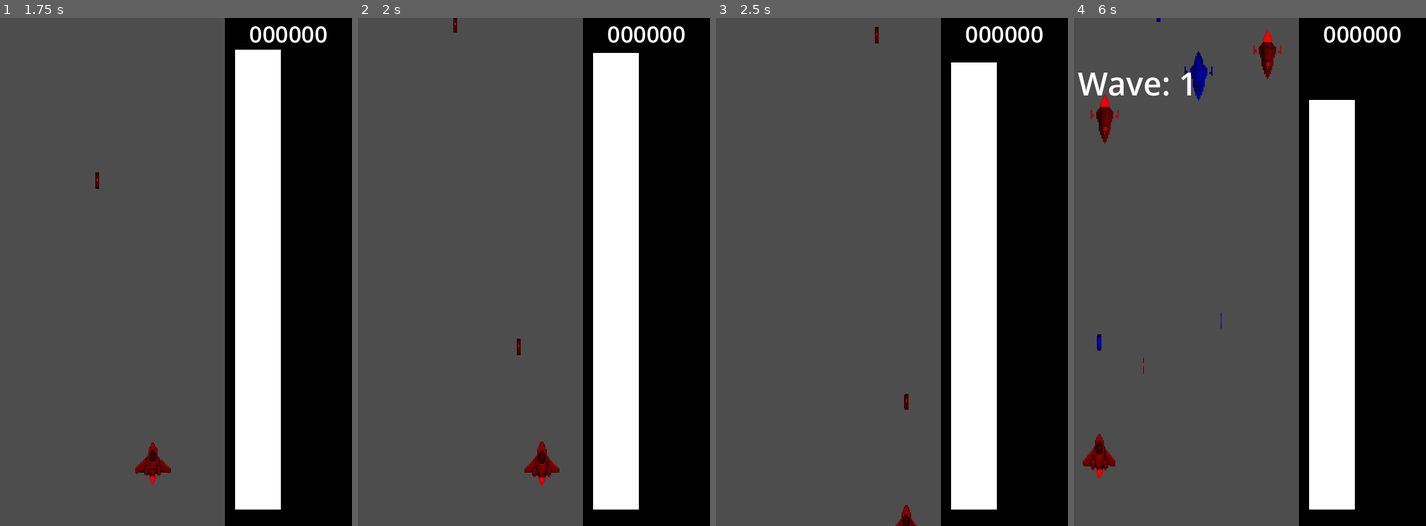
Above: before the commit, frames 1-4 (left to right).
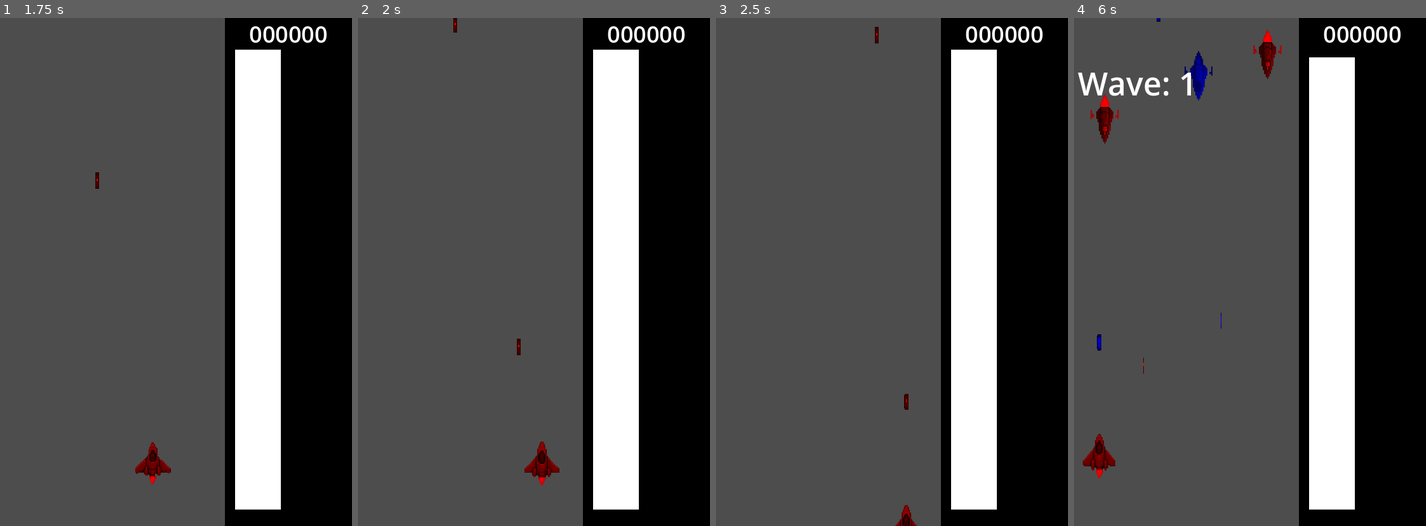
Above: after the commit, the same moments.

Repository: parkernalch/wave-jam
Game: Godot game, scene res://Scenes/Menus/menus.tscn
Same seed, same stepped clock (60 frames per second), same inputs: the game is played once before the commit and once after it. The engine's default icon, where the game draws it, is replaced by a stand-in: a white triangle on a blue panel in a dark square.
Inputs (mouse positions are in pixels of both pictures, inside the frame that each line leads up to):
- Up to frame 1 (1.75 s): click "Play Game" at 0.5 s; move the mouse to (246, 246) at 1.27 s; hold D (right) from 1.28 s (still down); hold Right mouse button (shoot) from 1.28 s (still down)
- Up to frame 2 (2 s): keep holding D (right); keep holding Right mouse button (shoot)
- Up to frame 3 (2.5 s): move the mouse to (800, 297) at 2.02 s; release D (right) at 2.03 s; release Right mouse button (shoot) at 2.03 s; hold S (down) from 2.03 s (still down); tap Shift (boost) at 2.1 s; right-click (800, 297) at 2.3 s
- Up to frame 4 (6 s): move the mouse to (1274, 160) at 2.77 s; release S (down) at 2.78 s; hold D (right) 2.78-3.53 s; hold Right mouse button (shoot) 2.78-3.53 s; click (1274, 160) at 2.85 s; move the mouse to (1214, 373) at 3.52 s; hold W (up) 3.53-4.28 s; right-click (1214, 373) at 3.6 s; move the mouse to (1348, 348) at 4.27 s; hold Right mouse button (shoot) 4.28-5.03 s; hold A (left) 4.28-5.78 s; move the mouse to (1119, 195) at 5.02 s; tap Shift (boost) at 5.1 s; right-click (1119, 195) at 5.3 s; move the mouse to (1253, 272) at 5.77 s; hold S (down) from 5.78 s (still down); hold Right mouse button (shoot) from 5.78 s (still down); click (1253, 272) at 5.85 s

Frame 1 is identical in both runs. In frame 2, 0.1% of the frame differs, in the area x 66-80%, y 6-7%; in frame 3, 0.3%; in frame 4, 1.1%, in the area x 66-80%, y 7-17%.

Commit message:
Balancing update

Diff:
--- a/Entities/Bullet/Bullet.gd
+++ b/Entities/Bullet/Bullet.gd
@@ -1,7 +1,7 @@
 extends RigidBody2D
 
 @export var bullet_speed = 200;
-@export var hit_box_size: Vector2 = Vector2(15, 10) # bullet AABB size (tune as needed)
+@export var hit_box_size: Vector2 = Vector2(25, 10) # bullet AABB size (tune as needed)
 
 var wave_form
 var damage
--- a/Entities/Player/Player.gd
+++ b/Entities/Player/Player.gd
@@ -48,7 +48,7 @@
 	elif Input.is_action_pressed("shoot"):
 		if bullet_spread:
 			for angle in bullet_spread_angles:
-				shoot(angle, false)
+				shoot(angle)
 			can_shoot = false
 		else:
 			shoot()
@@ -79,15 +79,15 @@
 			anim.material = amat
 			amat.set_shader_parameter("tint_color", color)
 
-func shoot(angle=0, lose_amplitude=true) -> void:
+func shoot(angle=0) -> void:
 	var bullet = Bullet.instantiate()
 
 	if get_parent() && can_shoot && amplitude > 1:
 		get_parent().add_child(bullet)
 		bullet.global_position = bullet_spawn.global_position
 		bullet.shoot(bullet_speed, current_form, damage, all_waves, angle, bullet_piercing)
-		if lose_amplitude:
-			amplitude -= 1
+
+		if not bullet_spread:
 			can_shoot = false
 
 		signal_bus.amplitude_changed.emit(amplitude)
--- a/Globals/Score.gd
+++ b/Globals/Score.gd
@@ -4,3 +4,6 @@
 
 func add_points(points: int) -> void:
     score += points
+
+func reset() -> void:
+    score = 0
--- a/Scenes/Game/game.gd
+++ b/Scenes/Game/game.gd
@@ -33,6 +33,7 @@
 func _on_menu_button_pressed() -> void:
 	get_tree().paused = false
 	spatial_hash.clear()
+	score.reset()
 	get_tree().change_scene_to_file("res://Scenes/Menus/menus.tscn")
 
 func _process(_delta: float) -> void:
--- a/project.godot
+++ b/project.godot
@@ -64,14 +64,14 @@
 "deadzone": 0.2,
 "events": [Object(InputEventJoypadMotion,"resource_local_to_scene":false,"resource_name":"","device":-1,"axis":4,"axis_value":1.0,"script":null)
 , Object(InputEventMouseButton,"resource_local_to_scene":false,"resource_name":"","device":-1,"window_id":0,"alt_presse …(249 unchanged characters)…
-, Object(InputEventKey,"resource_local_to_scene":false,"reso …(132 unchanged characters)… ":false,"keycode":0,"physical_keycode":75,"key_label":0,"unicode":107,"location":0,"echo":false,"script":null)
+, Object(InputEventKey,"resource_local_to_scene":false,"reso …(132 unchanged characters)… ":false,"keycode":0,"physical_keycode":74,"key_label":0,"unicode":106,"location":0,"echo":false,"script":null)
 ]
 }
 shoot={
 "deadzone": 0.2,
 "events": [Object(InputEventJoypadMotion,"resource_local_to_scene":false,"resource_name":"","device":-1,"axis":5,"axis_value":1.0,"script":null)
 , Object(InputEventMouseButton,"resource_local_to_scene":false,"resource_name":"","device":-1,"window_id":0,"alt_presse …(249 unchanged characters)…
-, Object(InputEventKey,"resource_local_to_scene":false,"reso …(132 unchanged characters)… ":false,"keycode":0,"physical_keycode":74,"key_label":0,"unicode":106,"location":0,"echo":false,"script":null)
+, Object(InputEventKey,"resource_local_to_scene":false,"reso …(132 unchanged characters)… ":false,"keycode":0,"physical_keycode":75,"key_label":0,"unicode":107,"location":0,"echo":false,"script":null)
 ]
 }
 boost={
Not shown, changed: export_presets.cfg
